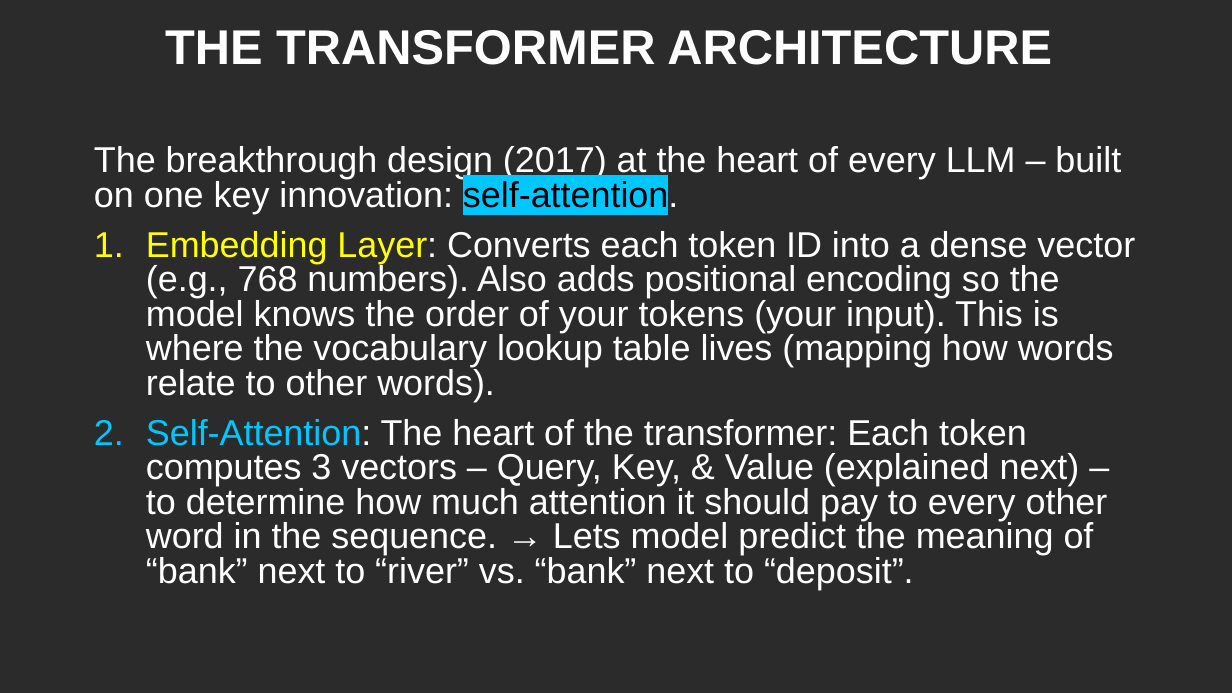
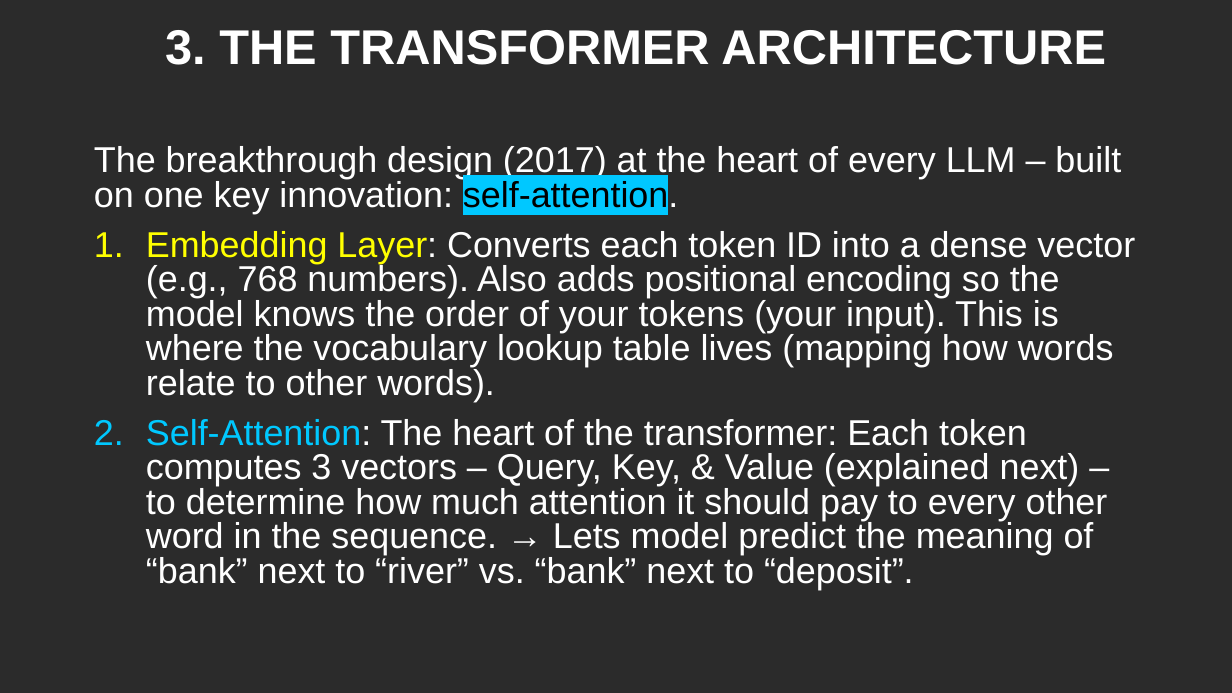
Before and after one commit to CSCI-1100/class_resources_public, a slide deck: slide 27 of downloads/ai_ml_slides.pptx. Drawn at 1232x693 pixels with LibreOffice and Linux fonts; fonts in the diff are those of the drawing; background and template pictures are left out; a plain dark background stands for a picture behind light text. Boxes give left, top, right and bottom in pixels: in the first picture for what was removed or moved away, otherwise in the second. Text is boxed around its words. In the diff, an @@ line names an element or a change of style, - is before the commit and + after.

```diff
--- a/downloads/ai_ml_slides.pptx
+++ b/downloads/ai_ml_slides.pptx
@@ title at <box>165,30,1106,65</box>: text changed @@
-THE TRANSFORMER ARCHITECTURE
+3. THE TRANSFORMER ARCHITECTURE
```
Also in this commit, not shown: 9 other slides changed, 1 other file.
